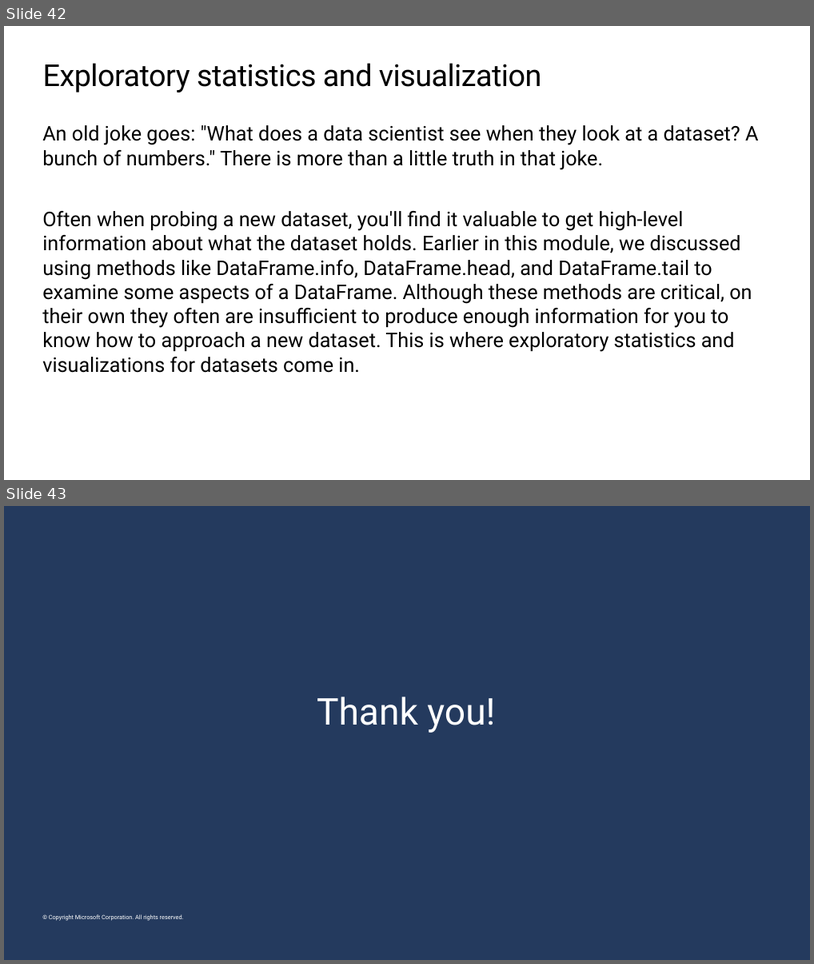
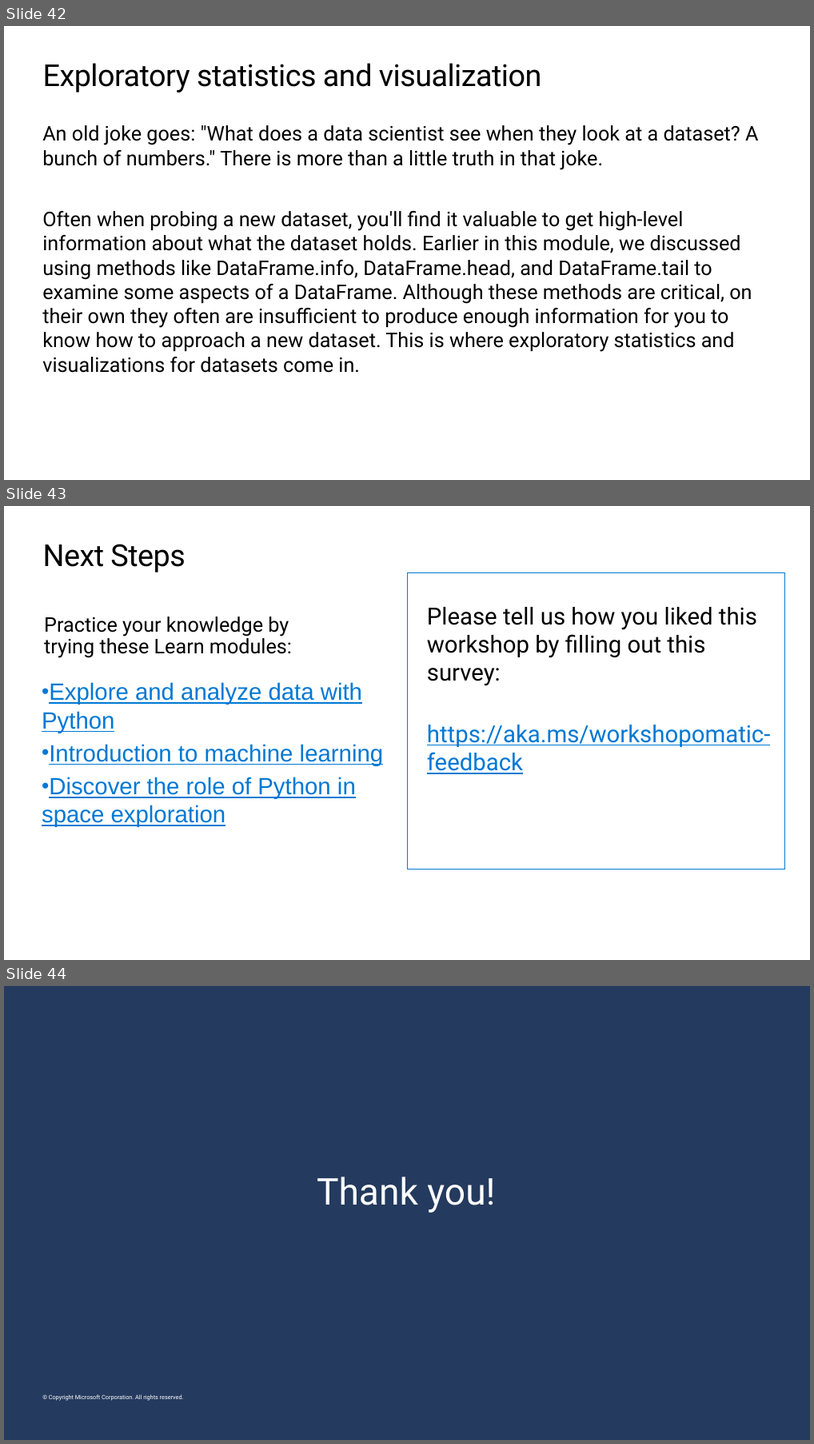
Before and after one commit to microsoft/workshop-library, a slide deck: full/clean-prepare-data-python/slides.pptx. Shown one above the other, each under a label of ours: slides 42 and 43 before the commit, slides 42, 43 and 44 after it. The pictures are 814x964 and 814x1444 pixels, drawn with LibreOffice and Linux fonts; fonts in the diff are those of the drawing; background and template pictures are left out. Boxes give left, top, right and bottom in pixels: in the first picture for what was removed or moved away, otherwise in the second. Text is boxed around its words. In the diff, an @@ line names an element or a change of style, - is before the commit and + after.

```diff
--- a/full/clean-prepare-data-python/slides.pptx
+++ b/full/clean-prepare-data-python/slides.pptx
@@ slide 43 added at bbox=[4, 506, 810, 960], background #FFFFFF @@
@@ text added at bbox=[43, 544, 185, 572], 36 pt, text #000000 @@
+Next Steps
@@ rectangle added at bbox=[407, 573, 786, 869], outline #0078D4 0.75 pt @@
@@ text added at bbox=[44, 616, 292, 658], 24 pt, text #000000 @@
+Practice your knowledge by trying these Learn modules:
@@ text added at bbox=[427, 607, 771, 774], 28 pt, text #000000 @@
+Please tell us how you liked this workshop by filling out this survey:
+https://aka.ms/workshopomatic-feedback
@@ text added at bbox=[42, 682, 384, 827], 28 pt, text #0078D4, underline @@
+• Explore and analyze data with Python
+• Introduction to machine learning
+• Discover the role of Python in space exploration
@@ what was slide 43 is now slide 44 @@
```
Also in this commit, not shown: 17 other files.
